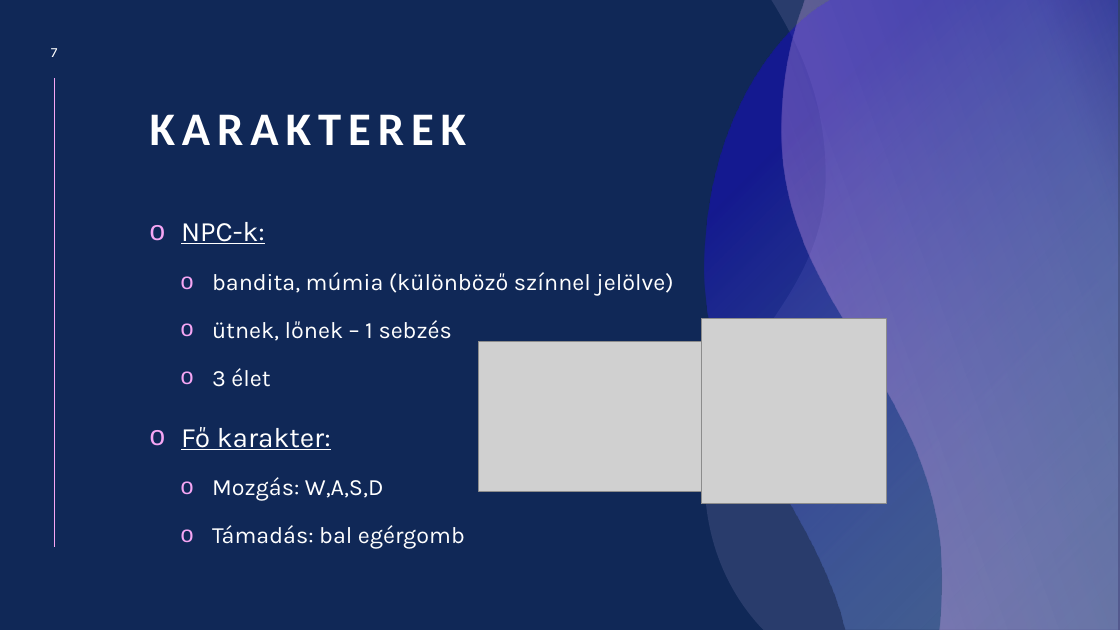
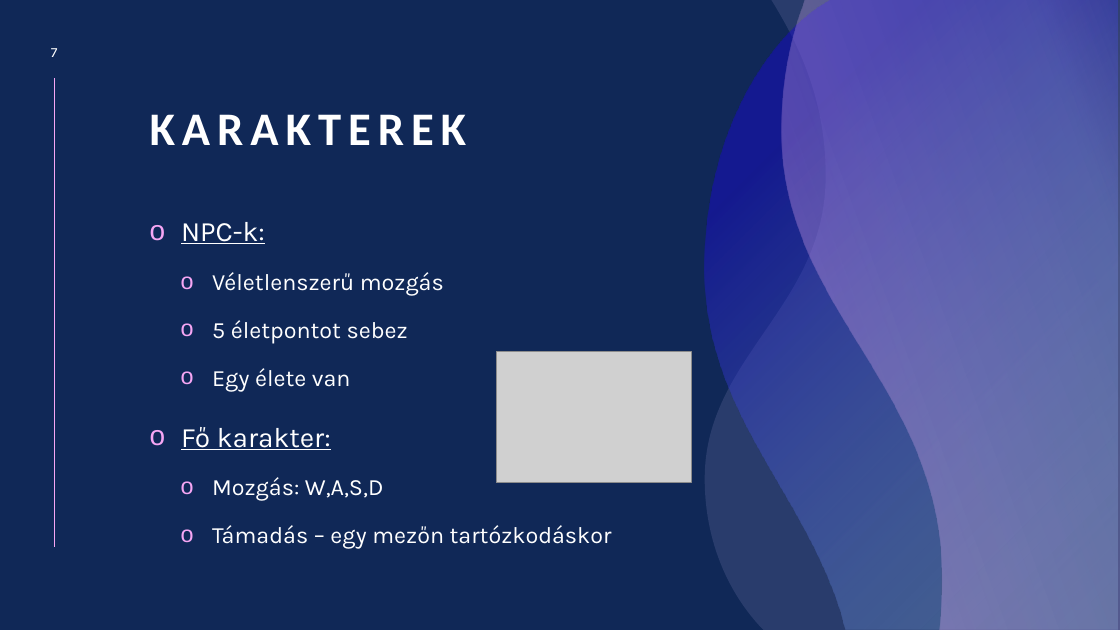
Before and after one commit to baloghdaniel654/11_SZFT3_BaloghDaniel_ErdelyiBalazs_KalmanDaniel_projekt3, a slide deck: slide 7 of IKT_jatek_bemutato.pptx. Drawn at 1120x630 pixels with LibreOffice and Linux fonts; fonts in the diff are those of the drawing; grey boxes stand for pictures. Boxes give left, top, right and bottom in pixels: in the first picture for what was removed or moved away, otherwise in the second. Text is boxed around its words. In the diff, an @@ line names an element or a change of style, - is before the commit and + after.

```diff
--- a/IKT_jatek_bemutato.pptx
+++ b/IKT_jatek_bemutato.pptx
@@ text at [212,272,444,391]: text changed @@
-  o bandita, múmia (különböző színnel jelölve)
-  o ütnek, lőnek – 1 sebzés
-  o 3 élet
+  o Véletlenszerű mozgás
+  o 5 életpontot sebez
+  o Egy élete van
@@ picture removed at [702,318,887,504] @@
@@ picture: place and size @@
-picture at [479,341,702,492]
+picture at [497,351,691,482]
@@ text at [212,525,612,549]: text changed @@
-  o Támadás: bal egérgomb
+  o Támadás – egy mezőn tartózkodáskor
```
Also in this commit, not shown: 8 other slides changed, 2 slides removed.
